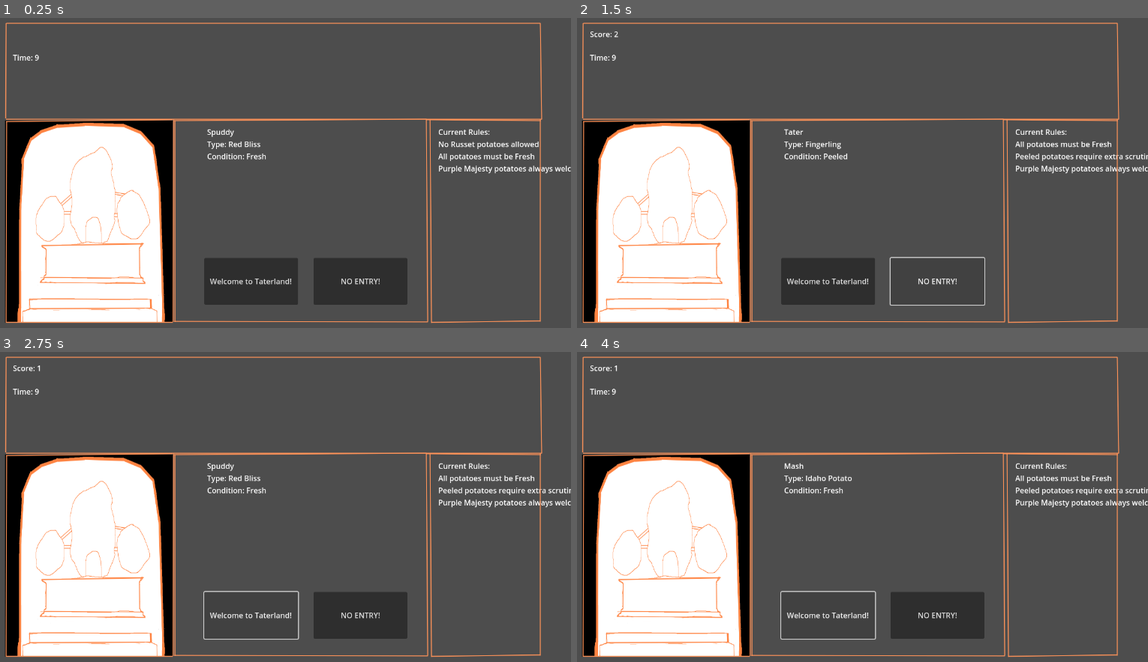
Above: before the commit, frames 1-4 (two rows, left to right).
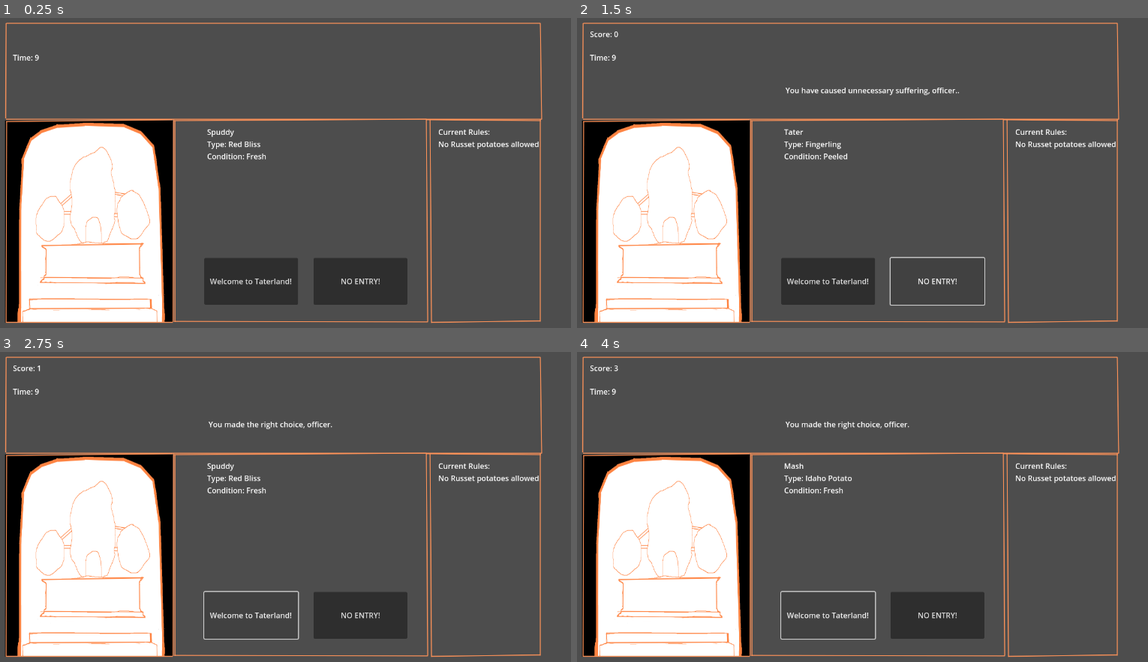
Above: after the commit, the same moments.

Repository: Lost-Rabbit-Digital/SpudCustoms
Game: Godot game, scene res://mainGame.tscn
Two runs of this game, one before a commit and one after it. Both use one fixed random seed, a clock stepped at 60 frames per second and the inputs below.
Inputs:
- Up to frame 1 (0.25 s): no input
- Up to frame 2 (1.5 s): click "Welcome to Taterland!" at 0.5 s; click "NO ENTRY!" at 1.25 s
- Up to frame 3 (2.75 s): click "Welcome to Taterland!" at 2 s
- Up to frame 4 (4 s): click "Welcome to Taterland!" at 2.75 s; tap Enter at 3.5 s

The runs differ from the first frame. In frame 1, 0.4% of the frame differs, in the area x 76-100%, y 43-51%; in frame 2, 1.0%, in the area x 6-100%, y 4-51%; in frame 3, 0.9%; in frame 4, 0.9%.

Commit message:
Judgement info updates

Diff:
--- a/mainGame.gd
+++ b/mainGame.gd
@@ -8,10 +8,7 @@
 
 func generate_rules():
 	current_rules = [
-		"No Russet potatoes allowed",
-		"All potatoes must be Fresh",
-		"Purple Majesty potatoes always welcome",
-		"Peeled potatoes require extra scrutiny"
+		"No Russet potatoes allowed"
 	]
 	# Randomly select 2-3 rules
 	current_rules.shuffle()
@@ -81,7 +78,9 @@
 	var correct_decision = is_potato_valid(current_potato)
 	if (allowed and correct_decision) or (!allowed and !correct_decision):
 		score += 1
+		$"Label (JudgementInfo)".text = "You made the right choice, officer."
 	else:
+		$"Label (JudgementInfo)".text = "You have caused unnecessary suffering, officer.."
 		score -= 1
 	$"Label (ScoreLabel)".text = "Score: " + str(score)
 	new_potato()
